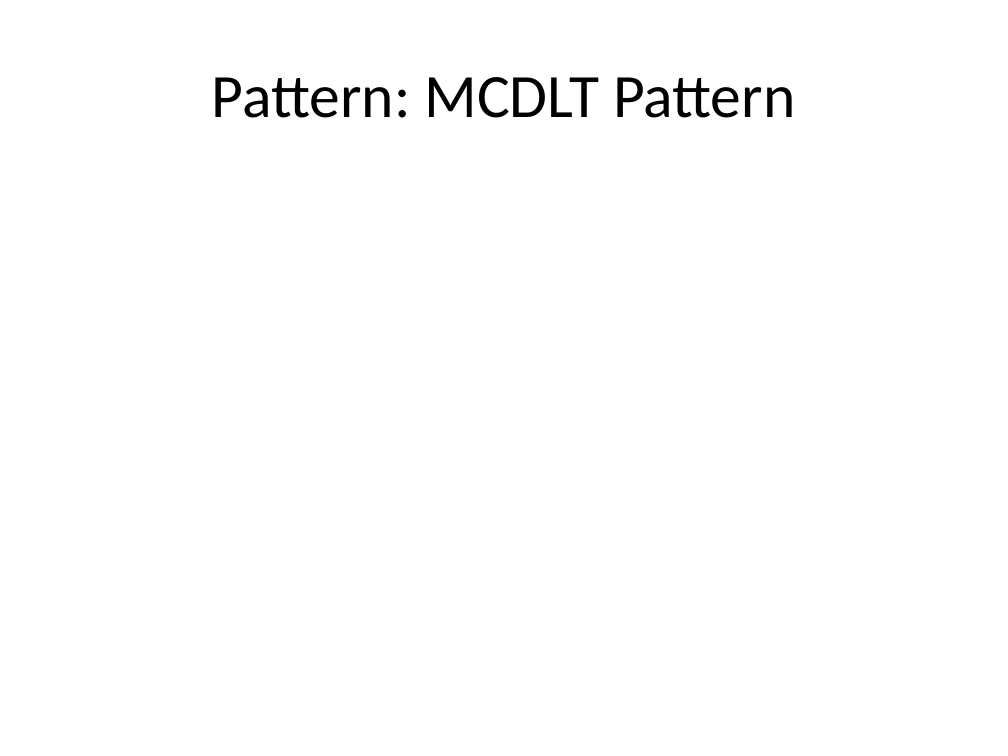
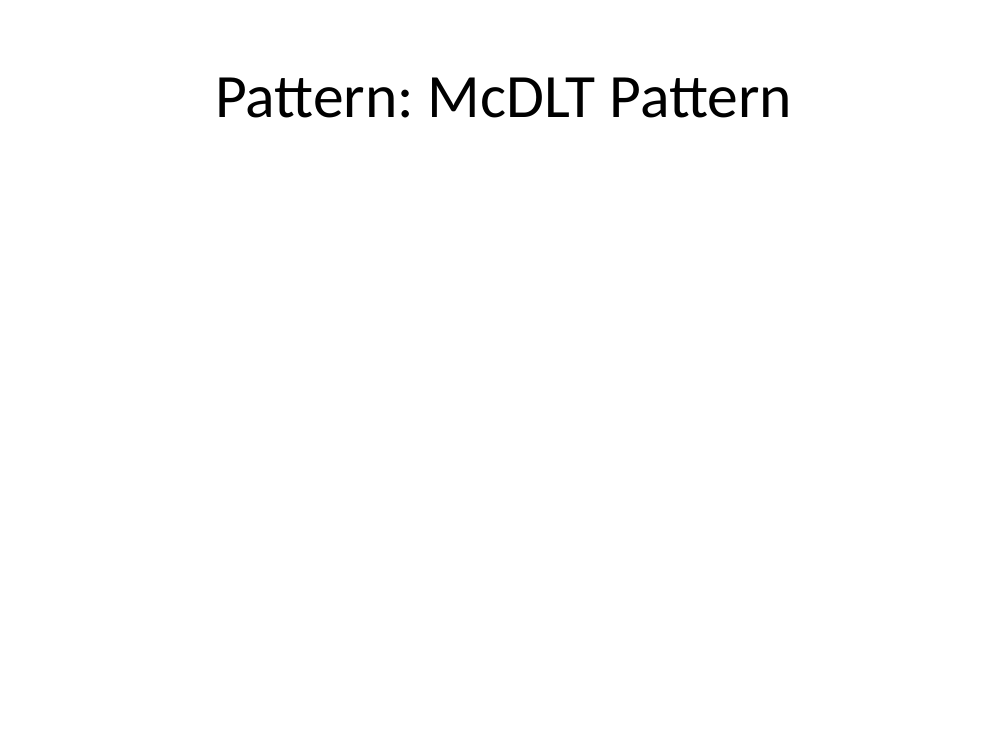
Before and after one commit to danielsomerfield/dev-nexus-presentation, a slide deck: slide 15 of deck/Dev Nexus Presentation.pptx (slide 14 before the commit). Drawn at 1008x756 pixels with LibreOffice and Linux fonts; fonts in the diff are those of the drawing. Boxes give left, top, right and bottom in pixels: in the first picture for what was removed or moved away, otherwise in the second. Text is boxed around its words. In the diff, an @@ line names an element or a change of style, - is before the commit and + after.

```diff
--- a/deck/Dev Nexus Presentation.pptx
+++ b/deck/Dev Nexus Presentation.pptx
@@ title at <box>215,77,792,118</box>: text changed @@
-Pattern: MCDLT Pattern
+Pattern: McDLT Pattern
```
Also in this commit, not shown: 1 other slide changed, 1 slide added, 1 other file.
